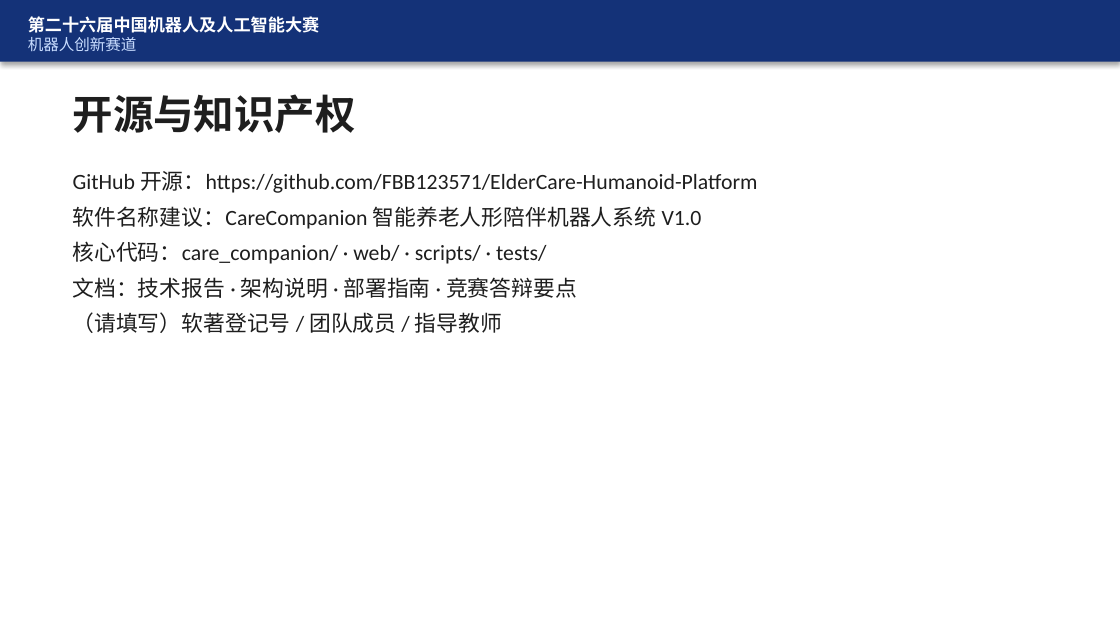
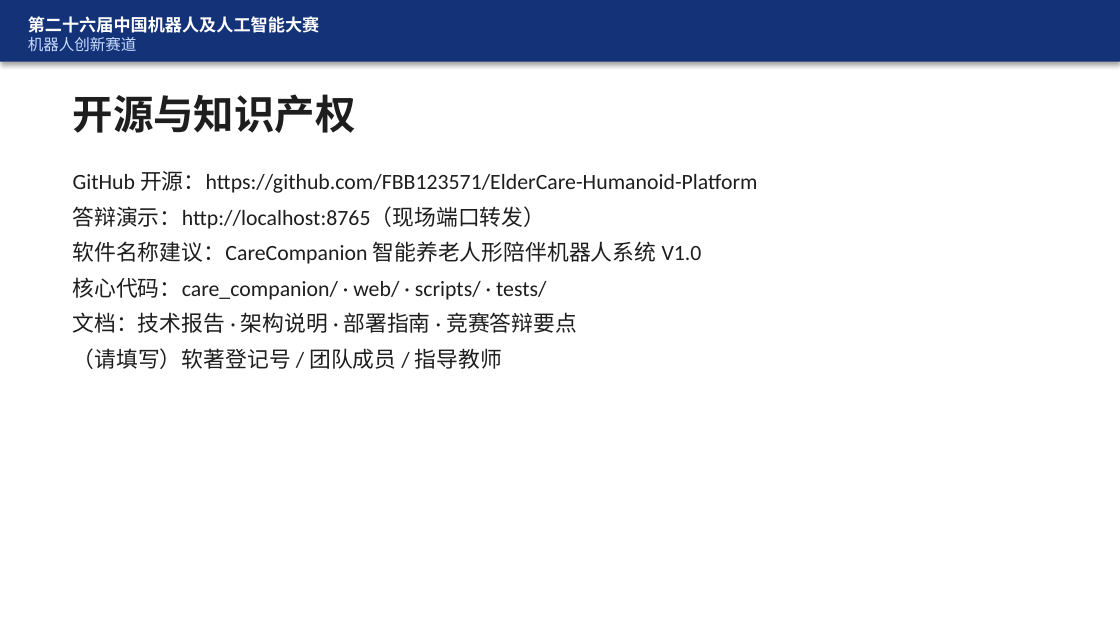
Before and after one commit to FBB123571/ElderCare-Humanoid-Platform, a slide deck: slide 21 of docs/答辩_CareCompanion.pptx (slide 15 before the commit). Drawn at 1120x630 pixels with LibreOffice and Linux fonts; fonts in the diff are those of the drawing. Boxes give left, top, right and bottom in pixels: in the first picture for what was removed or moved away, otherwise in the second. Text is boxed around its words. In the diff, an @@ line names an element or a change of style, - is before the commit and + after.

Commit message:
docs: embed Web screenshots in defense PPT
Add six答辩界面截图 to docs/assets and regenerate the 26-slide
答辩_CareCompanion.pptx via generate_presentation.py; include PPT checklist.

```diff
--- a/docs/答辩_CareCompanion.pptx
+++ b/docs/答辩_CareCompanion.pptx
@@ text at [73, 206, 546, 229]: paragraph added @@
+答辩演示：http://localhost:8765（现场端口转发）
```
Also in this commit, not shown: 2 other slides changed, 6 slides added, 8 other files.
